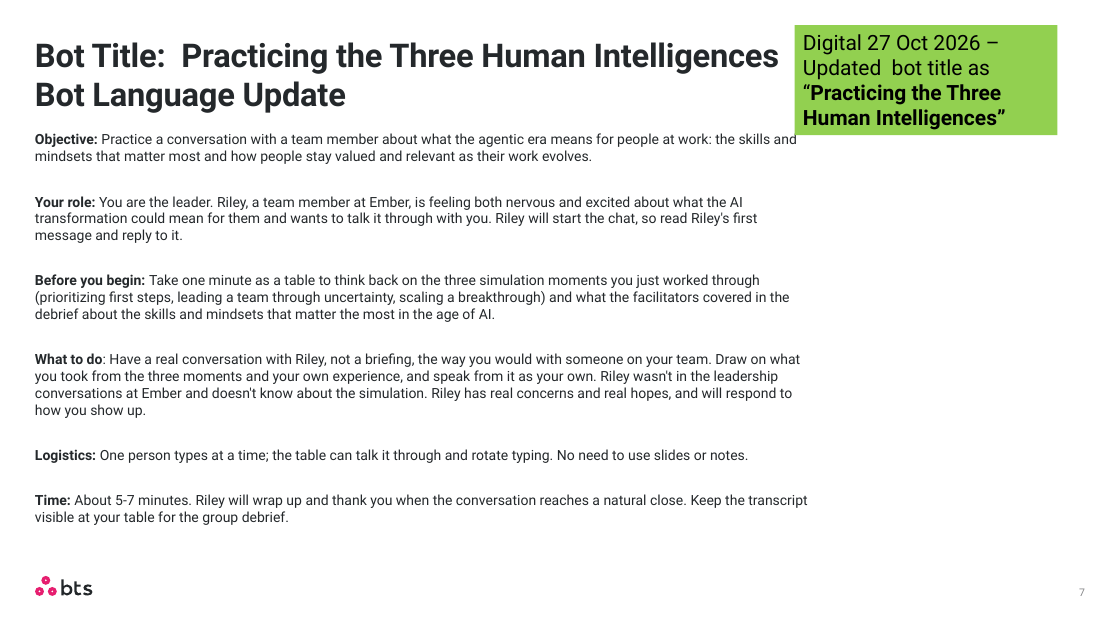
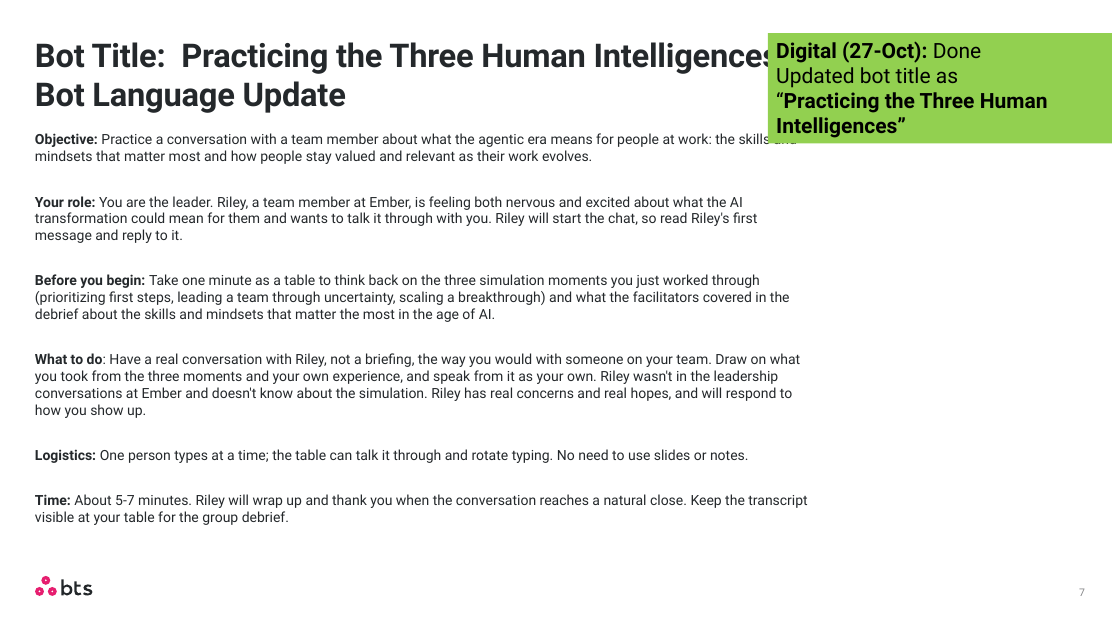
Before and after one commit to BTS-USA/BTS_BD_Marketing_MBS, a slide deck: slide 7 of _dev/Feedback/Consultant/27-Oct/10_26_2026_Update_For_Digital_Simulation.pptx. Drawn at 1120x630 pixels with LibreOffice and Linux fonts; fonts in the diff are those of the drawing. Boxes give left, top, right and bottom in pixels: in the first picture for what was removed or moved away, otherwise in the second. Text is boxed around its words. In the diff, an @@ line names an element or a change of style, - is before the commit and + after.

```diff
--- a/_dev/Feedback/Consultant/27-Oct/10_26_2026_Update_For_Digital_Simulation.pptx
+++ b/_dev/Feedback/Consultant/27-Oct/10_26_2026_Update_For_Digital_Simulation.pptx
@@ rectangle "Digital (27-Oct): Done": place and size @@
-rectangle "Digital (27-Oct): Done" at <box>795,25,1058,135</box>
+rectangle "Digital (27-Oct): Done" at <box>768,33,1112,143</box>
@@ text in rectangle at <box>776,41,1048,138</box>: text changed @@
-Digital 27 Oct 2026 – Updated bot title as
-“Practicing the Three Human Intelligences”
+Digital (27-Oct): Done
+Updated bot title as
+“Practicing the Three Human Intelligences”
```
Also in this commit, not shown: 6 other slides changed.
